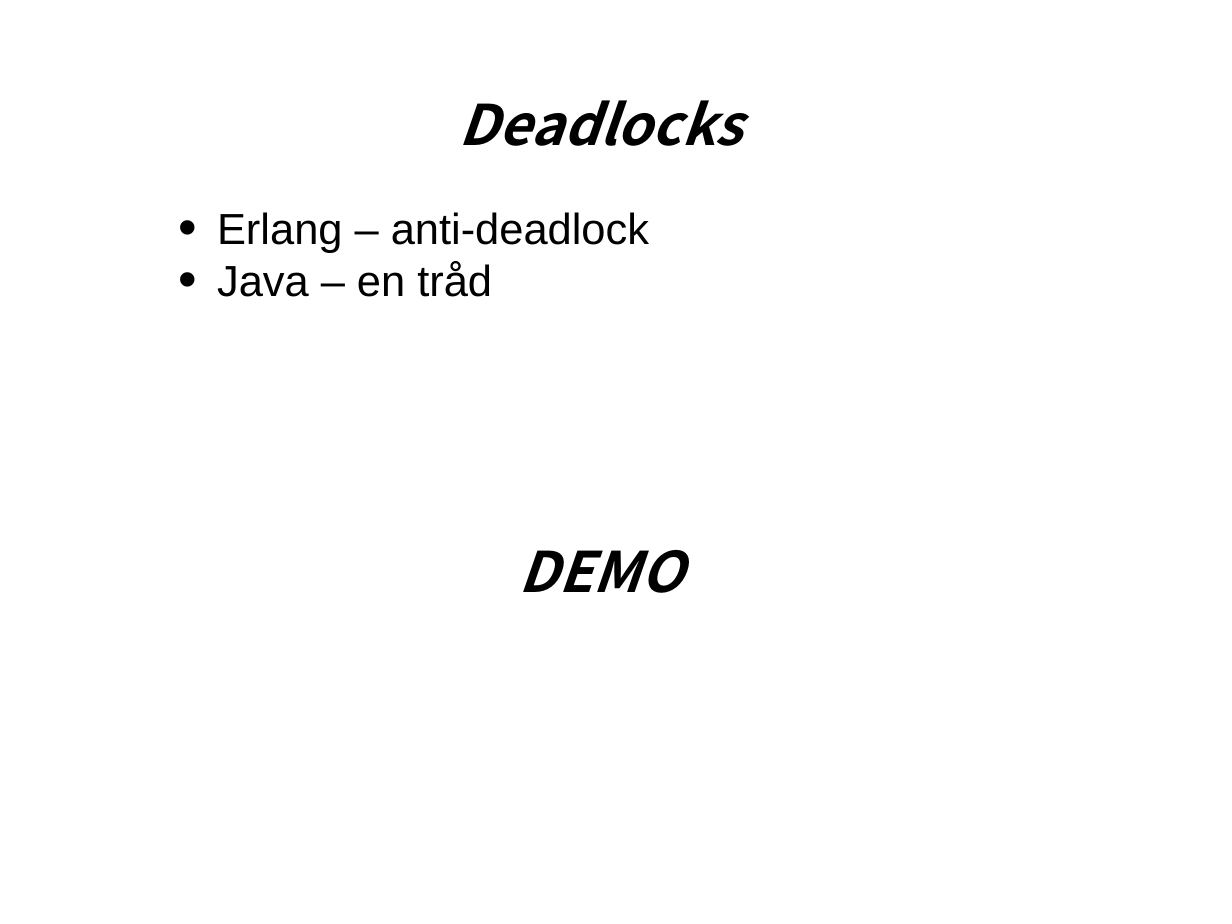
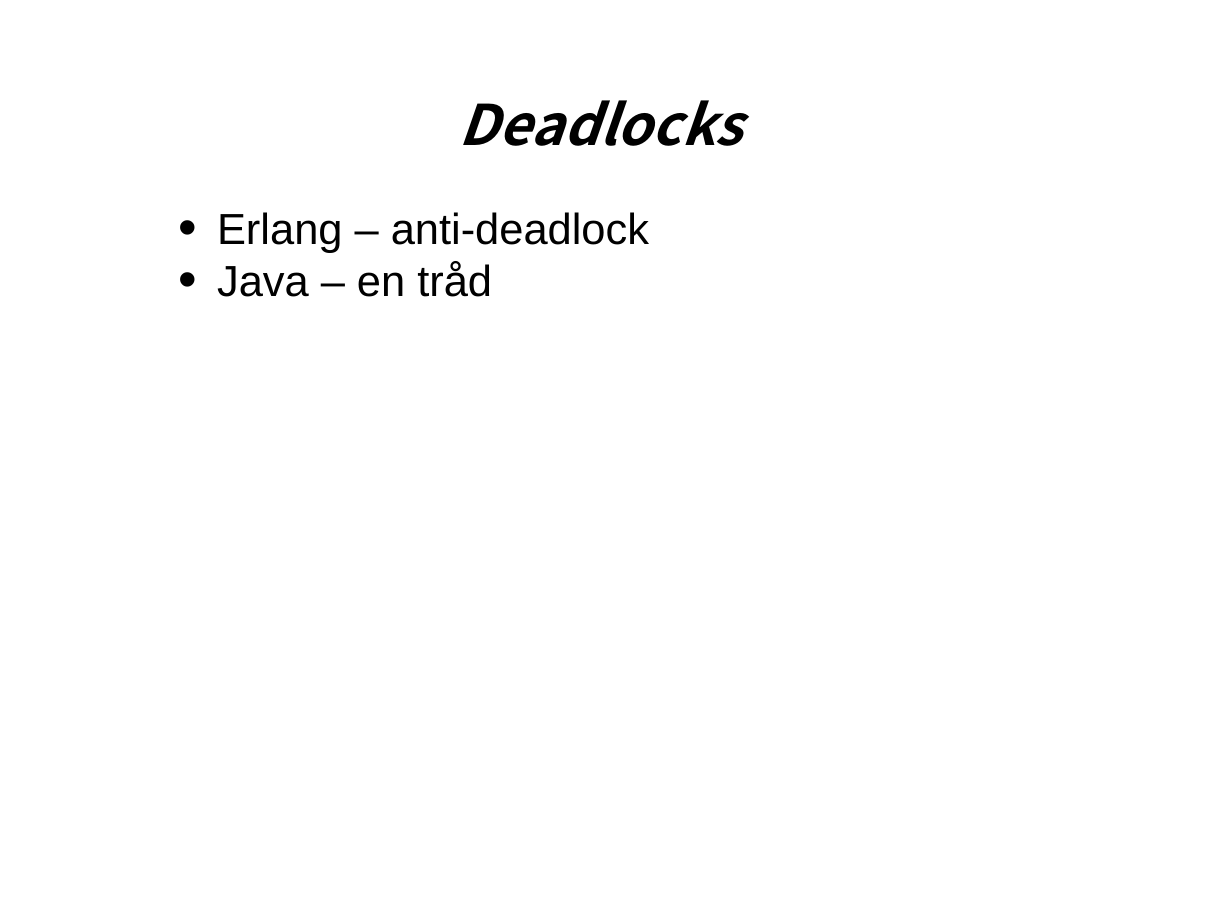
Before and after one commit to isqb/POP, a slide deck: slide 11 of doc/Projektpresentation.odp (slide 10 before the commit). Drawn at 1232x924 pixels with LibreOffice and Linux fonts; fonts in the diff are those of the drawing. Boxes give left, top, right and bottom in pixels: in the first picture for what was removed or moved away, otherwise in the second. Text is boxed around its words. In the diff, an @@ line names an element or a change of style, - is before the commit and + after.

Commit message:
presentation

```diff
--- a/doc/Projektpresentation.odp
+++ b/doc/Projektpresentation.odp
@@ text removed at [518,550,683,593] @@
-DEMO
```
Also in this commit, not shown: 4 slides added, 1 slide removed.
